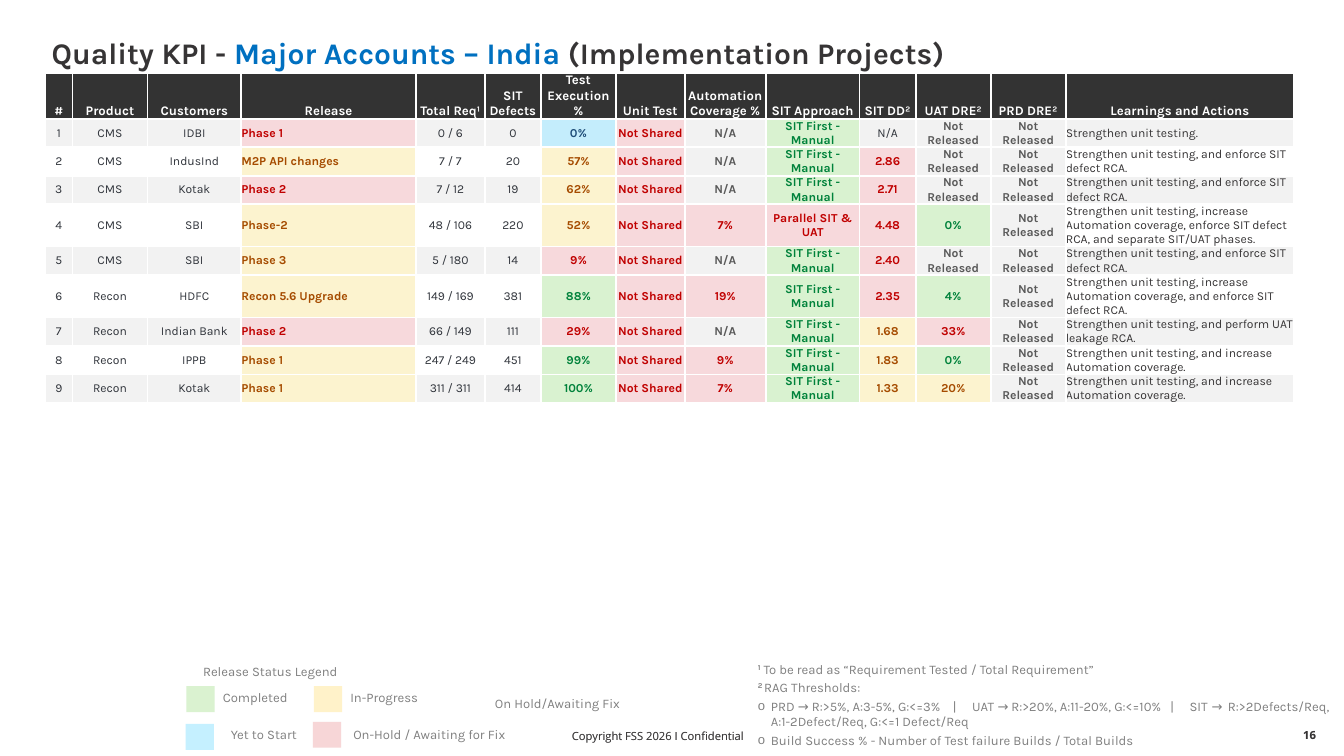
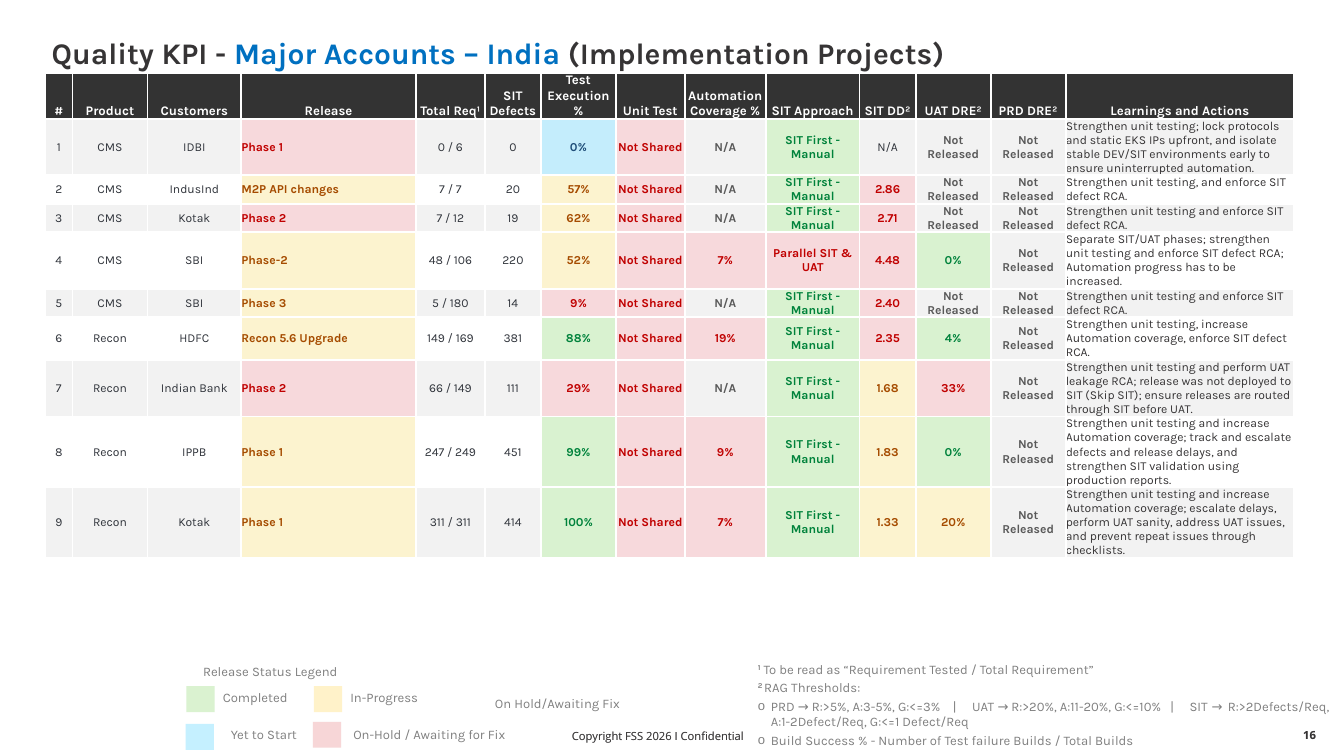
Before and after one commit to karthiksaai1985/KPI, a slide deck: slide 16 of KPI_20Nov2026.pptx. Drawn at 1344x756 pixels with LibreOffice and Linux fonts; fonts in the diff are those of the drawing; background and template pictures are left out. Boxes give left, top, right and bottom in pixels: in the first picture for what was removed or moved away, otherwise in the second. Text is boxed around its words. In the diff, an @@ line names an element or a change of style, - is before the commit and + after.

```diff
--- a/KPI_20Nov2026.pptx
+++ b/KPI_20Nov2026.pptx
@@ table at (x1=45, y1=73, x2=1295, y2=558) @@
-row 2, column 14: Strengthen unit testing.
+row 2, column 14: Strengthen unit testing; lock protocols and static EKS IPs upfront, and isolate stable DEV/SIT environments early to ensure uninterrupted automation.
-row 4, column 14: Strengthen unit testing, and enforce SIT defect RCA.
+row 4, column 14: Strengthen unit testing and enforce SIT defect RCA.
-row 5, column 14: Strengthen unit testing, increase Automation coverage, enforce SIT defect RCA, and separate SIT/UAT phases.
+row 5, column 14: Separate SIT/UAT phases; strengthen unit testing and enforce SIT defect RCA; Automation progress has to be increased.
-row 6, column 14: Strengthen unit testing, and enforce SIT defect RCA.
+row 6, column 14: Strengthen unit testing and enforce SIT defect RCA.
-row 7, column 14: Strengthen unit testing, increase Automation coverage, and enforce SIT defect RCA.
+row 7, column 14: Strengthen unit testing, increase Automation coverage, enforce SIT defect RCA.
-row 8, column 14: Strengthen unit testing, and perform UAT leakage RCA.
+row 8, column 14: Strengthen unit testing and perform UAT leakage RCA; release was not deployed to SIT (Skip SIT); ensure releases are routed through SIT before UAT.
-row 9, column 14: Strengthen unit testing, and increase Automation coverage.
+row 9, column 14: Strengthen unit testing and increase Automation coverage; track and escalate defects and release delays, and strengthen SIT validation using production reports.
-row 10, column 14: Strengthen unit testing, and increase Automation coverage.
+row 10, column 14: Strengthen unit testing and increase Automation coverage; escalate delays, perform UAT sanity, address UAT issues, and prevent repeat issues through checklists.
```
Also in this commit, not shown: 7 other slides changed, 1 other file.
